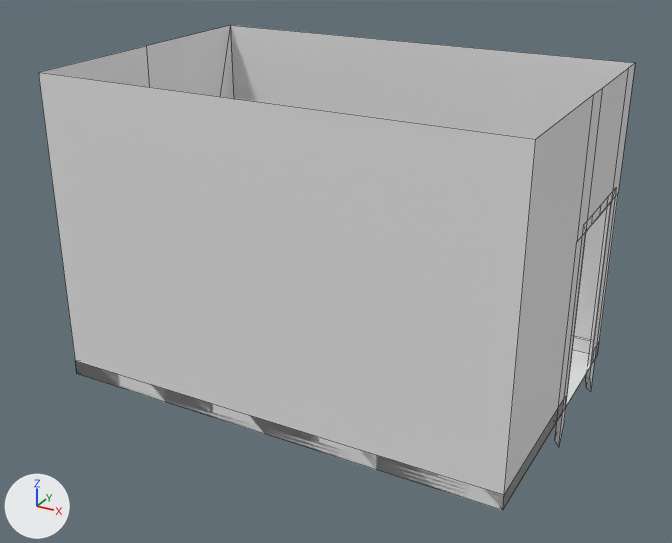
The FBX model Assets/Models/OneRoom.fbx: old version first, new version second.
Both versions are drawn from a 50 mm lens placed at (5.18, -9.22, 5.93), pointed at (0.13, -0.04, 1.34). The lights are fixed; the arrows at lower left show +X, +Y and +Z. Mesh edges are drawn as thin lines. Where no turn or scale is listed for an object, it has been applied to the vertices. Vertices at the same position are counted once.

The older version as bpy lines, for what is in view:
```python
me_cube_001 = bpy.data.meshes.new('Cube.001')
me_cube_001.from_pydata(...)  # 94 vertices, 82 faces; spans x -2.96..2.99, y -1.77..1.93, z -0.47..3.82
# faces by material slot: [30, 50, 2]
me_cube_001.materials.append(mat_roommaterial)  # white #e7e7e7
me_cube_001.materials.append(mat_fireplasematerial)  # white #e7e7e7
me_cube_001.materials.append(mat_puimpkkinmaterial)  # white #e7e7e7
ob_oneroom = bpy.data.objects.new('OneRoom', me_cube_001)
ob_oneroom.location = (0.0, 0.0, 0.0)
```
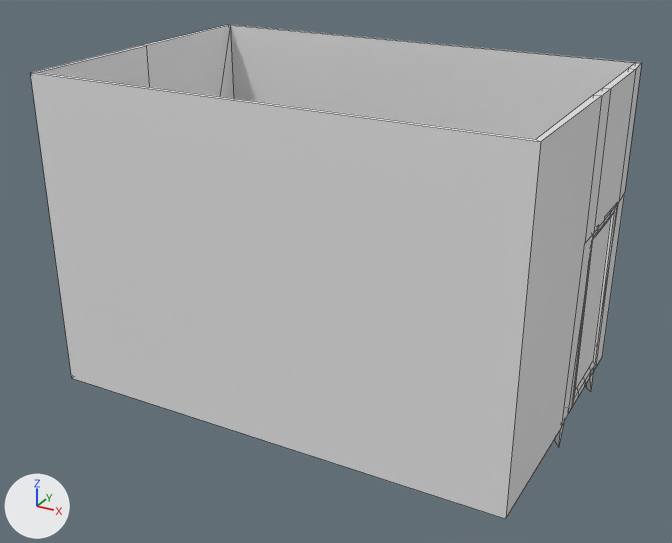
Patch to the scene script:
```diff
--- a/Assets/Models/OneRoom.fbx.py
+++ b/Assets/Models/OneRoom.fbx.py
@@ mat_carpetmaterial @@
+mat_carpetmaterial = principled_material('CarpetMaterial')
+mat_carpetmaterial.base_color = (0.8, 0.8, 0.8)  # white #e7e7e7
+mat_carpetmaterial.roughness = 0.4
@@ mat_chairmaterial @@
+mat_chairmaterial = principled_material('ChairMaterial')
+mat_chairmaterial.base_color = (0.8, 0.8, 0.8)  # white #e7e7e7
+mat_chairmaterial.roughness = 0.4
@@ me_cube_001 @@
 # used by ob_oneroom; location = (0.0, 0.0, 0.0)
-me_cube_001.from_pydata(...)  # 94 vertices, 82 faces; spans x -2.96..2.99, y -1.77..1.93, z -0.47..3.82
+me_cube_001.from_pydata(...)  # 136 vertices, 134 faces; spans x -2.96..3.07, y -1.83..1.99, z -0.47..3.82
+# me_cube_001 part 1
+# 37 vertices are added at x -2.96..3.07, y -1.83..1.99, z -0.08..3.82
+# 5 new vertices lie (0.09, 0.0, 0.0) away from vertices in x 2.98, y 0.08..1.58, z 2.24..3.82
+# 49 new faces join them, mat_roommaterial (white #e7e7e7)
+# 3 new faces join them, mat_puimpkkinmaterial (white #e7e7e7)
 me_cube_001.materials.append(mat_roommaterial)
@@ me_cube_013 @@
+me_cube_013.from_pydata(...)  # 68 vertices, 58 faces; spans x -0.09..0.06, y -1.14..0.0, z -1.12..1.12
+# faces by material slot: [6, 52]
+me_cube_013.materials.append(mat_carpetmaterial)  # white #e7e7e7
+me_cube_013.materials.append(mat_chairmaterial)  # white #e7e7e7
@@ ob_door @@
+ob_door = bpy.data.objects.new('Door', me_cube_013)
+ob_door.location = (2.99, 1.58, 1.12)
```

Changed parts and their boxes [x1, y1, x2, y2] in the pictures (672 x 543 px):
'OneRoom', reshaped
    before: [38, 25, 635, 510]
    after: [30, 24, 642, 519]
'Door', added
    after: [569, 205, 617, 409]
part 1 of me_cube_001, added
    after: [30, 24, 642, 519]
